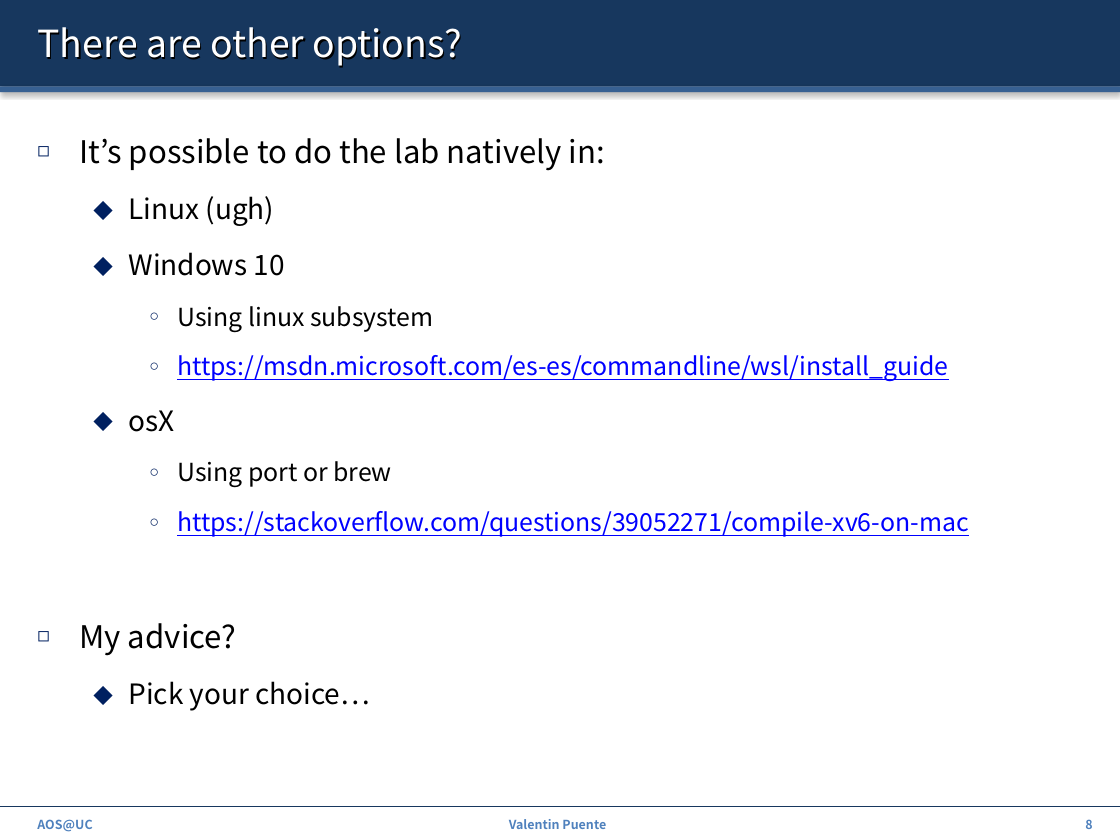
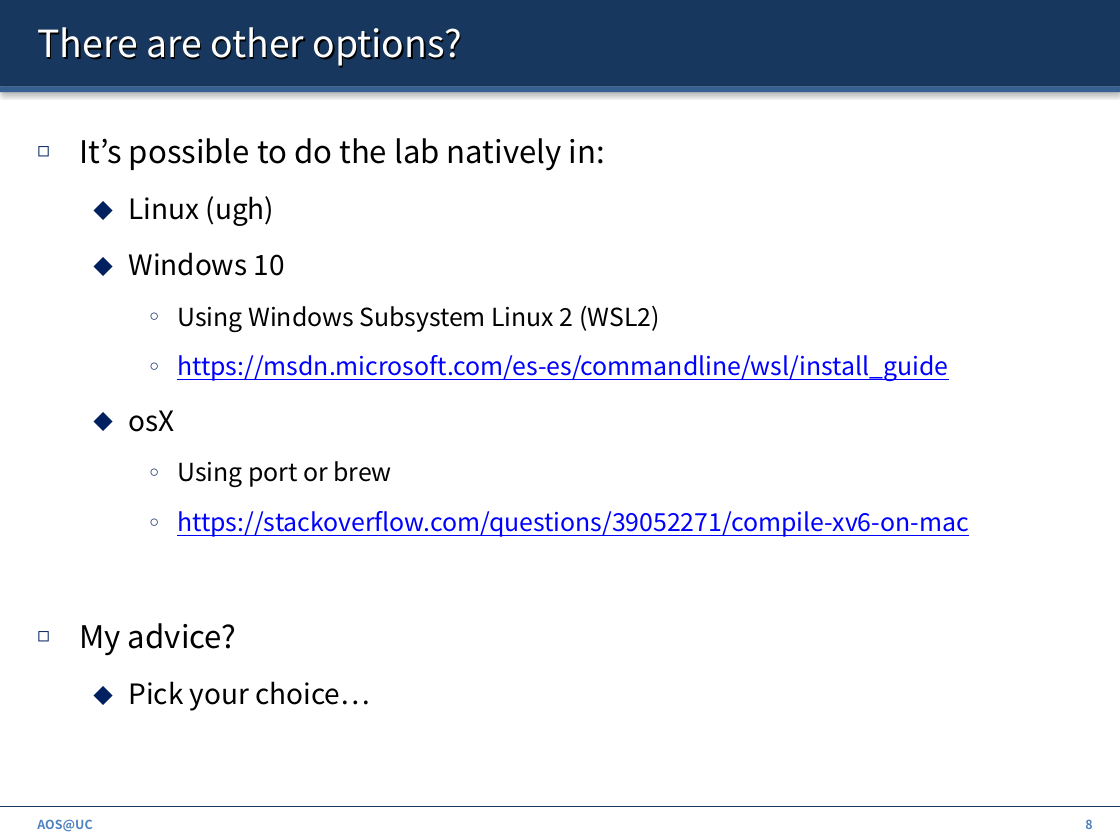
Before and after one commit to ZdravkoDimitrovArnaudov/AOS-XV6-RISCV, a slide deck: slide 8 of Info/00_Intro.pptx. Drawn at 1120x840 pixels with LibreOffice and Linux fonts; fonts in the diff are those of the drawing. Boxes give left, top, right and bottom in pixels: in the first picture for what was removed or moved away, otherwise in the second. Text is boxed around its words. In the diff, an @@ line names an element or a change of style, - is before the commit and + after.

```diff
--- a/Info/00_Intro.pptx
+++ b/Info/00_Intro.pptx
@@ text at <box>177,306,659,332</box>: text changed @@
-    ○ Using linux subsystem
+    ○ Using Windows Subsystem Linux 2 (WSL2)
@@ text removed at <box>509,819,606,829</box> @@
-Valentin Puente
```
Also in this commit, not shown: 17 other slides changed, 2 slides added.
